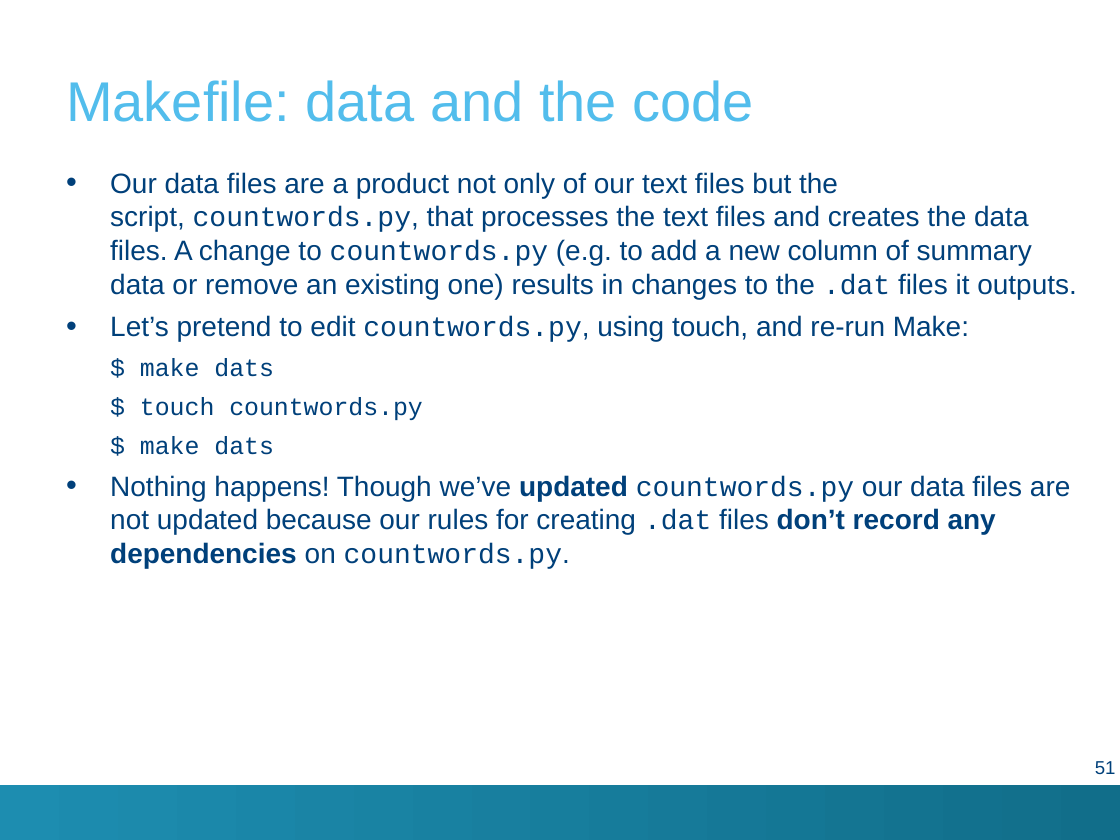
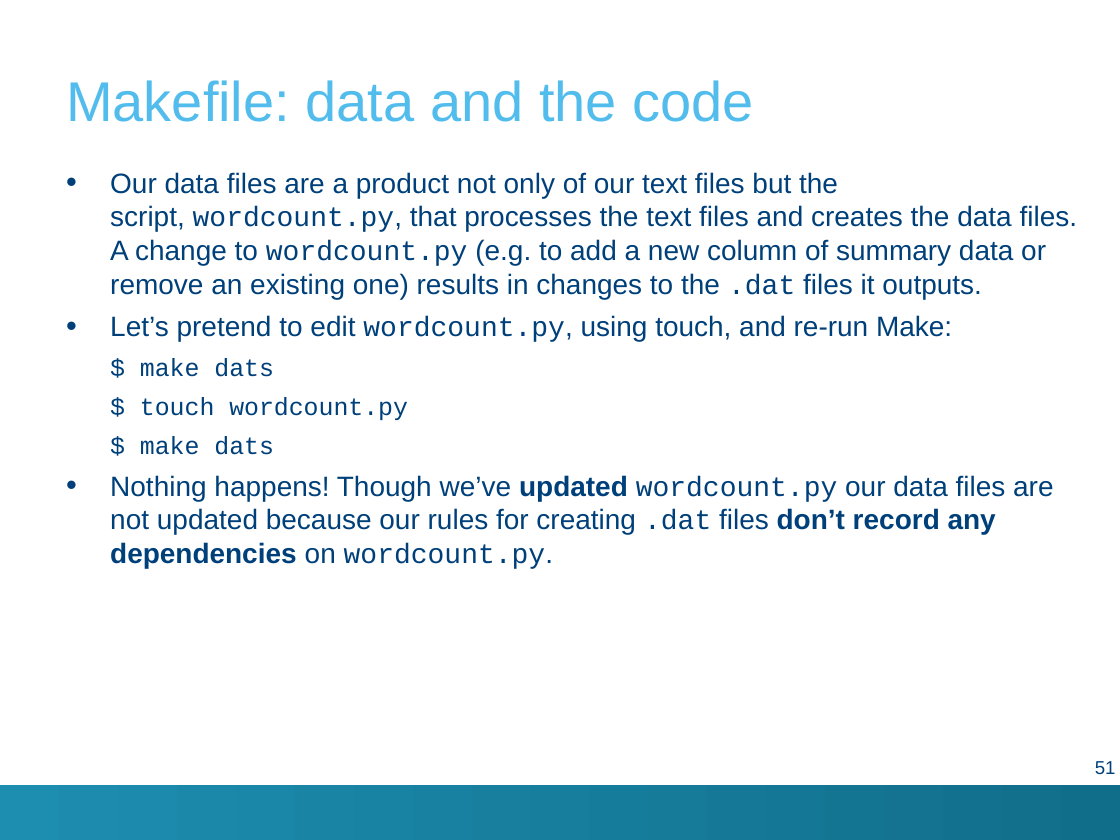
Before and after one commit to hpcleuven/Makefile-intro, a slide deck: slide 51 of Make.pptx. Drawn at 1120x840 pixels with LibreOffice and Linux fonts; fonts in the diff are those of the drawing; background and template pictures are left out. Boxes give left, top, right and bottom in pixels: in the first picture for what was removed or moved away, otherwise in the second. Text is boxed around its words. In the diff, an @@ line names an element or a change of style, - is before the commit and + after.

```diff
--- a/Make.pptx
+++ b/Make.pptx
@@ text at (110,172,1078,342): text changed @@
-• Our data files are a product not only of our text files but the script, countwords.py, that processes the text files and creates the data files. A change to countwords.py (e.g. to add a new column of summary data or remove an existing one) results in changes to the .dat files it outputs.
-• Let’s pretend to edit countwords.py, using touch, and re-run Make:
+• Our data files are a product not only of our text files but the script, wordcount.py, that processes the text files and creates the data files. A change to wordcount.py (e.g. to add a new column of summary data or remove an existing one) results in changes to the .dat files it outputs.
+• Let’s pretend to edit wordcount.py, using touch, and re-run Make:
@@ text at (140,397,408,420): text changed @@
-  $ touch countwords.py
+  $ touch wordcount.py
@@ text at (110,475,1053,569): text changed @@
-• Nothing happens! Though we’ve updated countwords.py our data files are not updated because our rules for creating .dat files don’t record any dependencies on countwords.py.
+• Nothing happens! Though we’ve updated wordcount.py our data files are not updated because our rules for creating .dat files don’t record any dependencies on wordcount.py.
```
Also in this commit, not shown: 55 other slides changed, 1 other file.
